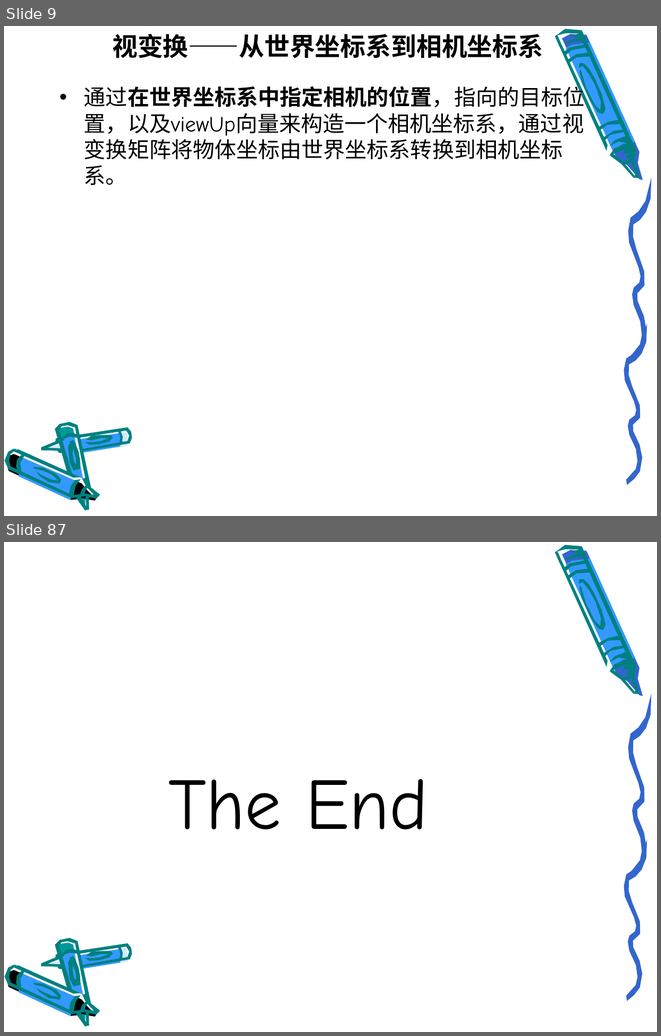
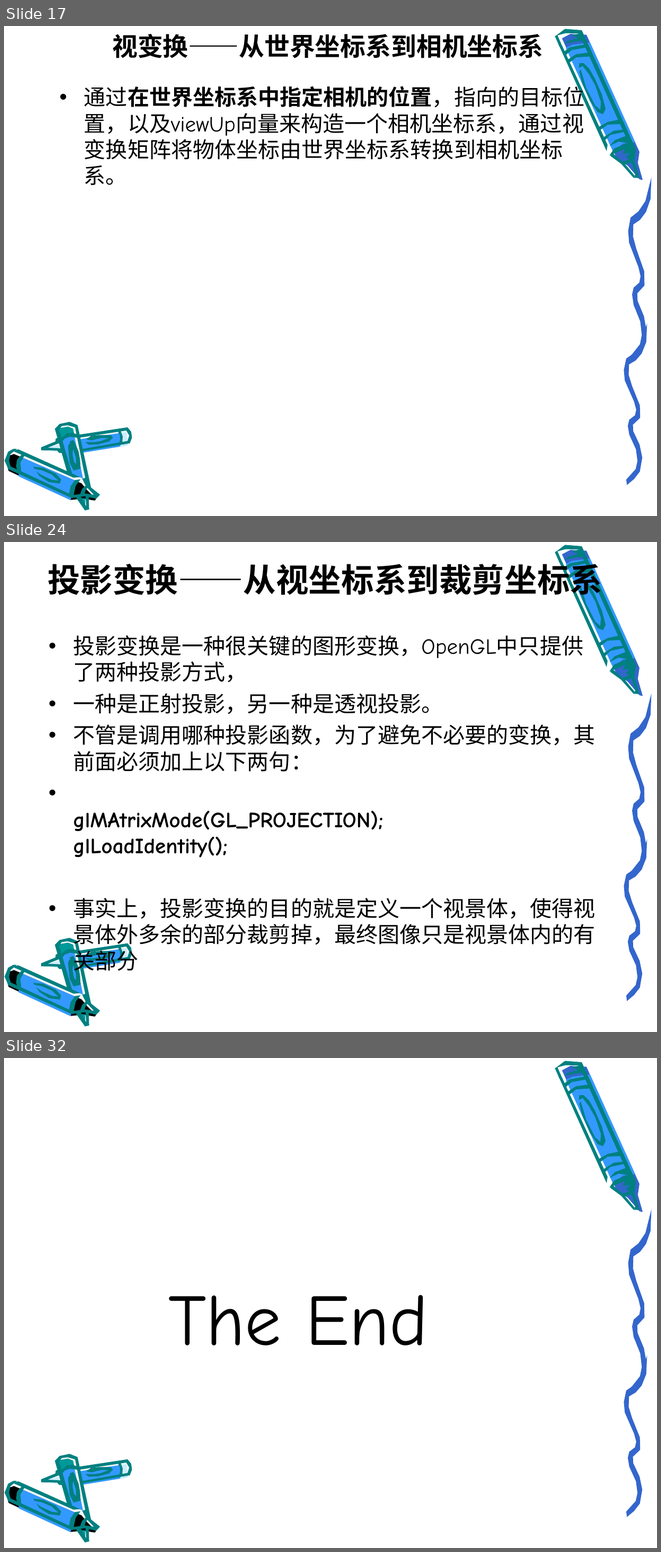
Before and after one commit to gudianxiaoshuo/openglES, a slide deck: PPT/模型转换.ppt. Shown one above the other, each under a label of ours: slides 9 and 87 before the commit, slides 17, 24 and 32 after it; the slides between them are not shown. The pictures are 661x1036 and 661x1552 pixels, drawn with LibreOffice and Linux fonts; fonts in the diff are those of the drawing; background and template pictures are left out. Boxes give left, top, right and bottom in pixels: in the first picture for what was removed or moved away, otherwise in the second. Text is boxed around its words. In the diff, an @@ line names an element or a change of style, - is before the commit and + after.

Commit message:
模型变换PPT

```diff
--- a/PPT/模型转换.ppt
+++ b/PPT/模型转换.ppt
@@ slide 24 added at [4, 542, 657, 1032], background picture (left out); not listed: 37 template elements that a slide beside it also shows @@
@@ title added at [47, 558, 602, 600], 36 pt, text #000000, bold @@
+投影变换——从视坐标系到裁剪坐标系
@@ text added at [73, 635, 595, 974], 24 pt, text #000000 @@
+• 投影变换是一种很关键的图形变换，OpenGL中只提供了两种投影方式，
+• 一种是正射投影，另一种是透视投影。
+• 不管是调用哪种投影函数，为了避免不必要的变换，其前面必须加上以下两句：
+• glMAtrixMode(GL_PROJECTION);
+  glLoadIdentity();
+• 事实上，投影变换的目的就是定义一个视景体，使得视景体外多余的部分裁剪掉，最终图像只是视景体内的有关部分
@@ what was slide 9 is now slide 17 @@
@@ what was slide 87 is now slide 32 @@
```
Also in this commit, not shown: 11 slides changed, 14 other slides added, 70 slides removed.
